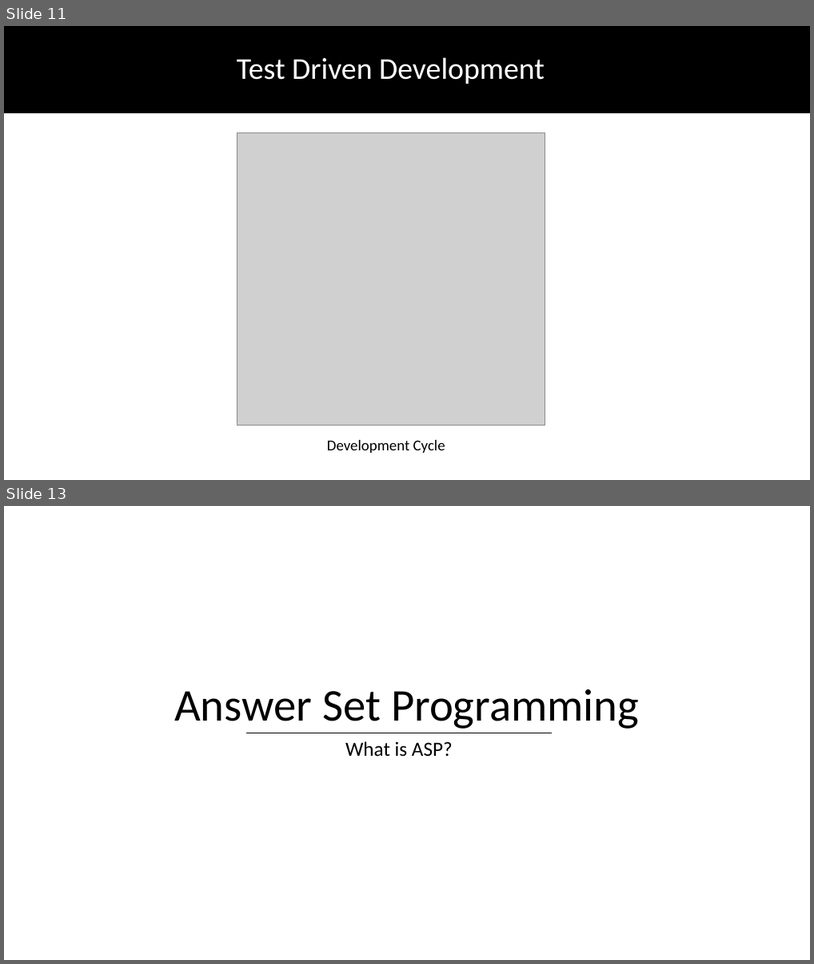
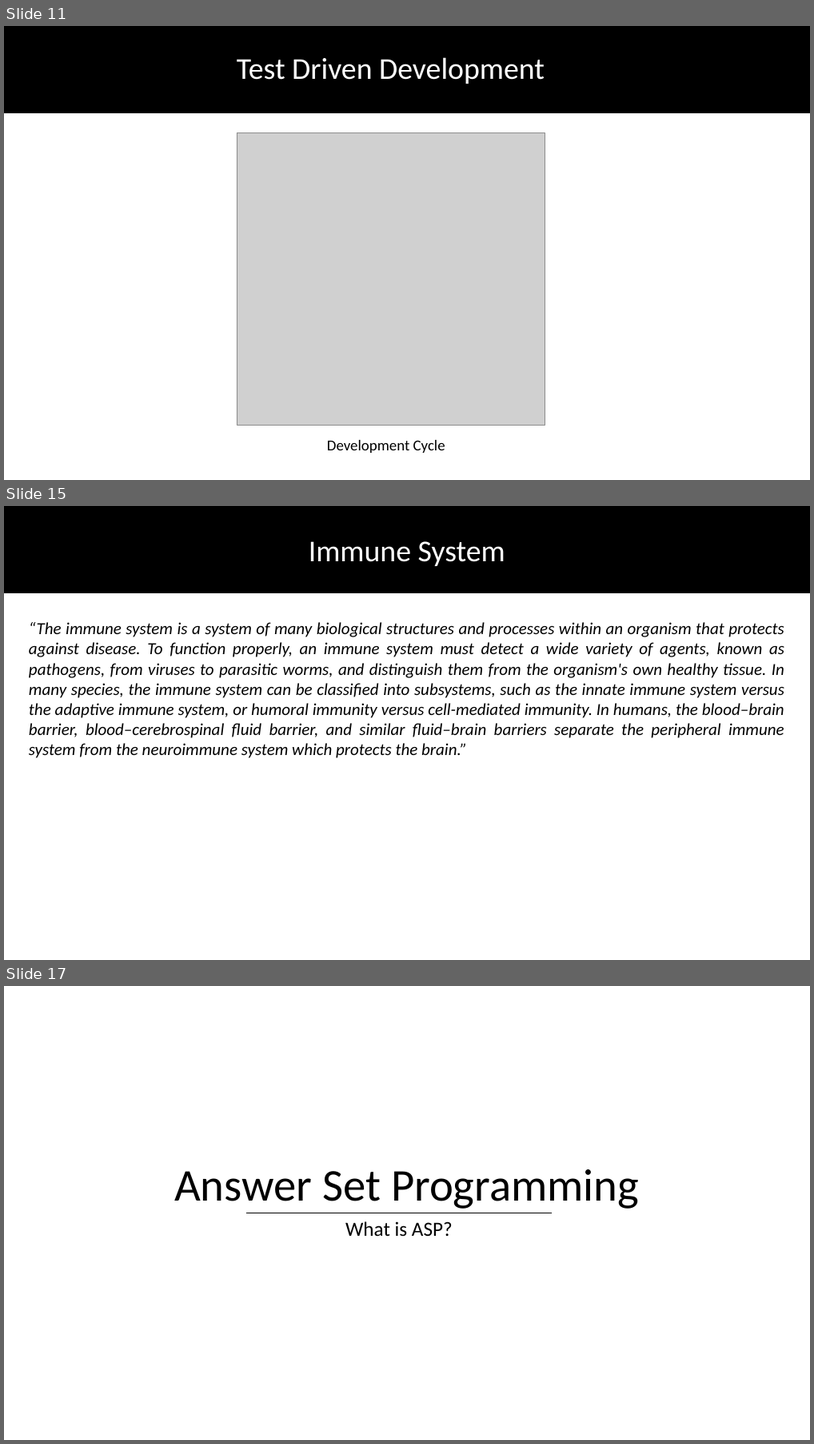
Before and after one commit to DhruvaPendharkar/thesis-project, a slide deck: Notes/ThesisPresentation.pptx. Shown one above the other, each under a label of ours: slides 11 and 13 before the commit, slides 11, 15 and 17 after it; the slides between them are not shown. The pictures are 814x964 and 814x1444 pixels, drawn with LibreOffice and Linux fonts; fonts in the diff are those of the drawing; grey boxes stand for pictures. Boxes give left, top, right and bottom in pixels: in the first picture for what was removed or moved away, otherwise in the second. Text is boxed around its words. In the diff, an @@ line names an element or a change of style, - is before the commit and + after.

```diff
--- a/Notes/ThesisPresentation.pptx
+++ b/Notes/ThesisPresentation.pptx
@@ slide 15 added at [4,506,810,960], background #FFFFFF @@
@@ rectangle added at [4,506,810,592], fill #000000, outline #000000 1 pt @@
@@ text added at [309,541,506,566], 36 pt, text #FFFFFF @@
+Immune System
@@ text added at [29,622,785,758], 20 pt, text #000000, italic @@
+“The immune system is a system of many biological structures and processes within an organism that protects against disease. To function properly, an immune system must detect a wide variety of agents, known as pathogens, from viruses to parasitic worms, and distinguish them from the organism's own healthy tissue. In many species, the immune system can be classified into subsystems, such as the innate immune system versus the adaptive immune system, or humoral immunity versus cell-mediated immunity. In humans, the blood–brain barrier, blood–cerebrospinal fluid barrier, and similar fluid–brain barriers separate the peripheral immune system from the neuroimmune system which protects the brain.”
@@ what was slide 13 is now slide 17 @@
```
Also in this commit, not shown: 1 slide changed, 3 other slides added, 5 other files.
